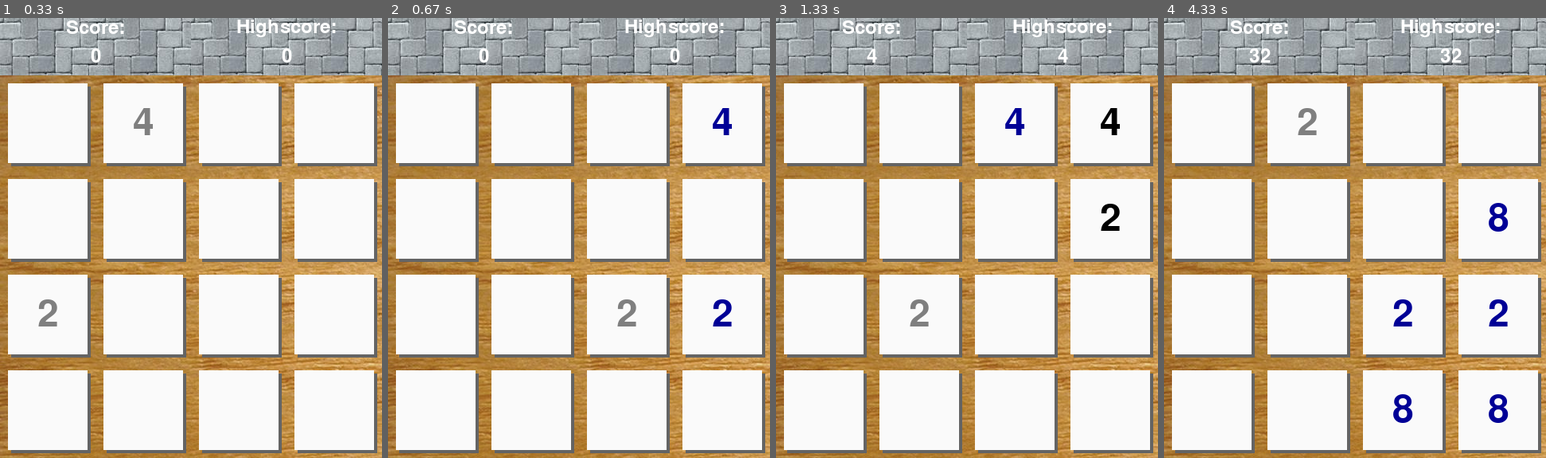
Above: before the commit, frames 1-4 (left to right).
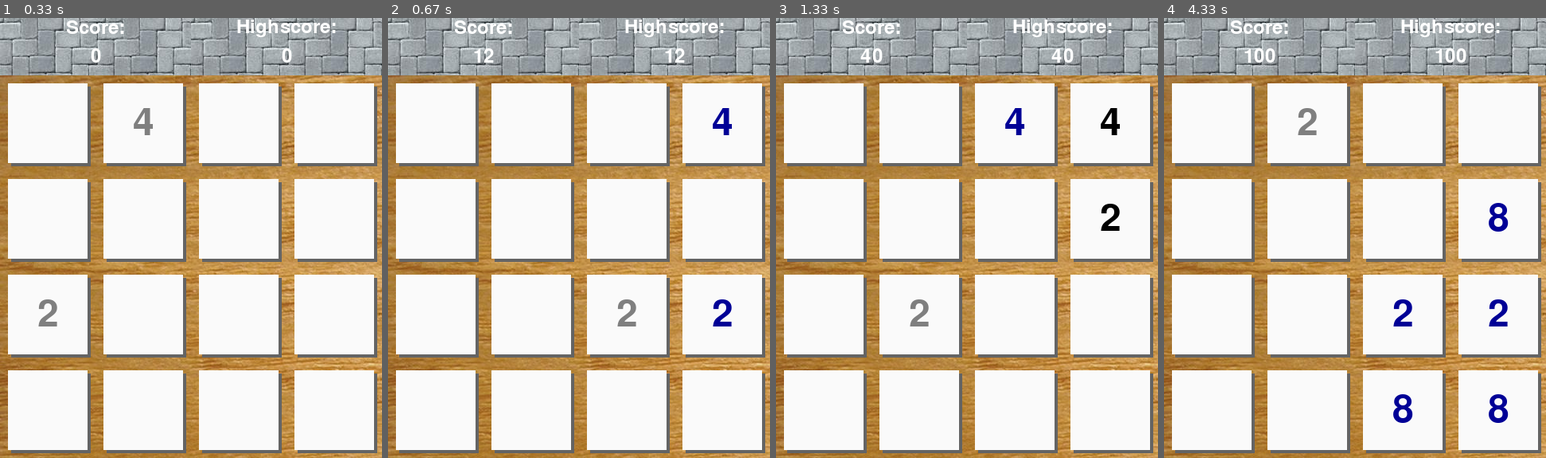
Above: after the commit, the same moments.

Repository: Marco-Meyer/TINF13AIBI-Kinect
Game: pygame game, started from 2048.py
The game is run twice, just before and just after one commit, with the same random seed, the same clock (stepped at 60 frames per second) and the same inputs.
Inputs:
- Up to frame 1 (0.33 s): no input
- Up to frame 2 (0.67 s): hold Right from 0.33 s (still down)
- Up to frame 3 (1.33 s): release Right at 0.8 s; hold Up 0.83-1.13 s; hold Right from 1.17 s (still down)
- Up to frame 4 (4.33 s): release Right at 1.63 s; hold Left 1.67-2.2 s; hold Down 2.23-2.53 s; hold Left 2.57-2.97 s; hold Up 3-3.37 s; hold Right 3.4-4.03 s; hold Down from 4.07 s (still down)

Frame 1 is identical in both runs. In frame 2, 0.2% of the frame differs, in the area x 22-78%, y 6-11%; in frame 3, 0.2%; in frame 4, 0.3%, in the area x 21-80%, y 6-11%.

Commit message:
201405192214
Method check_merge now out of class Grid and with another approach

Diff:
--- a/2048.py
+++ b/2048.py
@@ -1,6 +1,7 @@
 import pygame as P
 from random import *
 from array import array
+import copy
 import sys
 sys.path.append("Engine")
 from itertools import product
@@ -103,22 +104,6 @@
         self.area[x, y] = 2 if randint(0,3) else 4#25% chance for a 4
         self.fresh.add((x,y))
         return True
-
-    def check_merge(self):
-        """Just Checks the Tile for mergability"""
-        for d in range(4):
-            if d: self.area = numpy.rot90(self.area, d)
-            for y in range(H):
-                slice = self.area[:, y]
-                for x in range(W-1, -1, -1):
-                    if slice[x]:
-                        val = slice[x]
-                        for xi in range(x+1, W):
-                            if slice[xi] == val:
-                                if d: self.area = numpy.rot90(self.area, 4-d)
-                                return True
-        if d: self.area = numpy.rot90(self.area, 4-d)
-        return False
 
     def move_slice(self, slice):
         """Merges and Moves all Tiles to the right in a horizontal slice"""
@@ -157,7 +142,7 @@
                 break
         return movement
 
-    def move(self, direction = 0):#if we just want to test a move set test=True
+    def move(self, direction = 0):
         """Moves the entire Grid in direction"""
         EM.dispatch("movement_start", self, direction)
         used = set()
@@ -179,8 +164,6 @@
 def pos_gen():
     yield from product(range(W), range(H))
 
-posses = tuple(pos_gen())#all (x,y) pairs of the grid
-
 def blit_centered(target, blitter, pos):
     """Blits blitter centered on pos onto target"""
     x,y = pos
@@ -191,6 +174,13 @@
     global score
     score += points
     scbar.refresh()#refreshes the scorebar with current score
+
+def check_merge(grid):
+    grid_twit = copy.deepcopy(grid)
+    for d in range(4):
+        grid_twit.move(d)
+        if numpy.array_equal(grid_twit.area, grid.area): return False
+    return True
 
 #Initialisationblock
 
@@ -216,11 +206,6 @@
 if __name__ == "__main__":
     while 1:
         #####EVENTBLOCK#####
-        #Testing if GameOver
-        if grid.area.all() and not grid.check_merge():
-            print("schalalala")
-
-
         for e in P.event.get():
             if e.type == P.QUIT:
                 P.quit()
@@ -240,6 +225,7 @@
                     grid.last = numpy.copy(grid.area)
                     if grid.move(direction-1):
                         grid.fill_random()
+                        print (check_merge(grid))
 
 
         #####LOGICBLOCK#####
